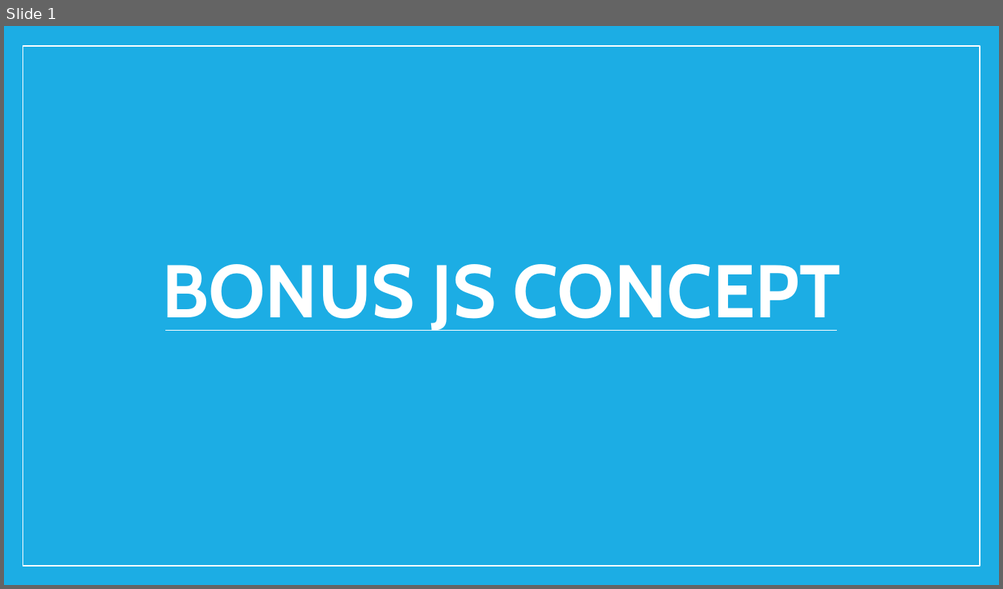
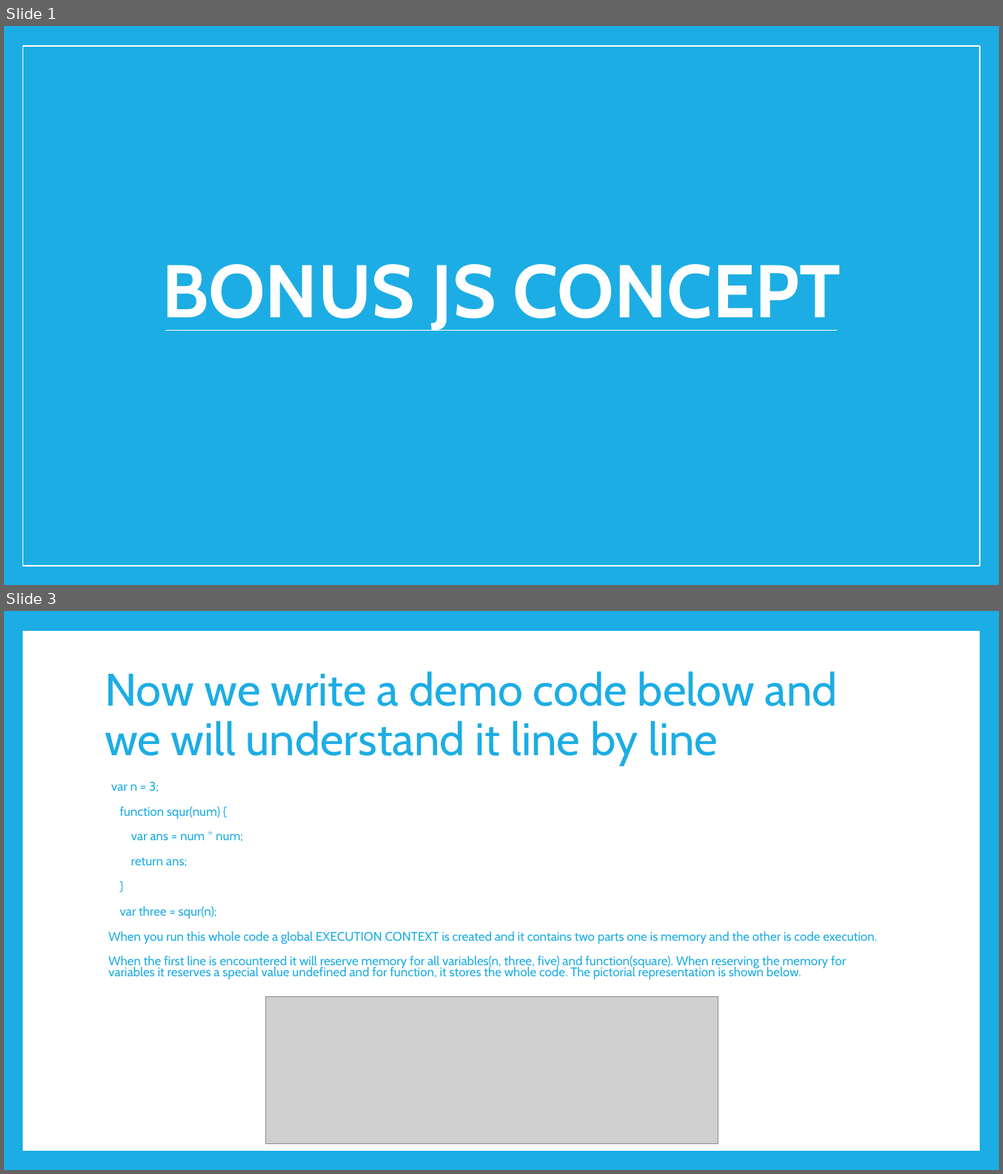
Before and after one commit to PramodJana/JavaScript, a slide deck: GFG JS Course Curriculam/Articles/009 JS Bonus Concept.pptx. Shown one above the other, each under a label of ours: slide 1 before the commit, slides 1 and 3 after it; the slides between them are not shown. The pictures are 1003x589 and 1003x1174 pixels, drawn with LibreOffice and Linux fonts; fonts in the diff are those of the drawing; grey boxes stand for pictures. Boxes give left, top, right and bottom in pixels: in the first picture for what was removed or moved away, otherwise in the second. Text is boxed around its words. In the diff, an @@ line names an element or a change of style, - is before the commit and + after.

```diff
--- a/GFG JS Course Curriculam/Articles/009 JS Bonus Concept.pptx
+++ b/GFG JS Course Curriculam/Articles/009 JS Bonus Concept.pptx
@@ slide 3 added at bbox=[4, 611, 999, 1170], background #1CADE4 @@
@@ rectangle added at bbox=[22, 631, 979, 1151], fill #FFFFFF @@
@@ title added at bbox=[105, 671, 837, 766], 44 pt, text #1CADE4 @@
+Now we write a demo code below and we will understand it line by line
@@ text added at bbox=[108, 782, 876, 980], 12.1 pt, text #1CADE4 @@
+var n = 3;
+function squr(num) {
+var ans = num * num;
+return ans;
+}
+var three = squr(n);
+When you run this whole code a global EXECUTION CONTEXT is created and it contains two parts one is memory and the other is code execution.
+When the first line is encountered it will reserve memory for all variables(n, three, five) and function(square). When reserving the memory for variables it reserves a special value undefined and for function, it stores the whole code. The pictorial representation is shown below.
@@ picture added at bbox=[265, 997, 717, 1145] @@
```
Also in this commit, not shown: 12 other slides added, 9 slides removed.
